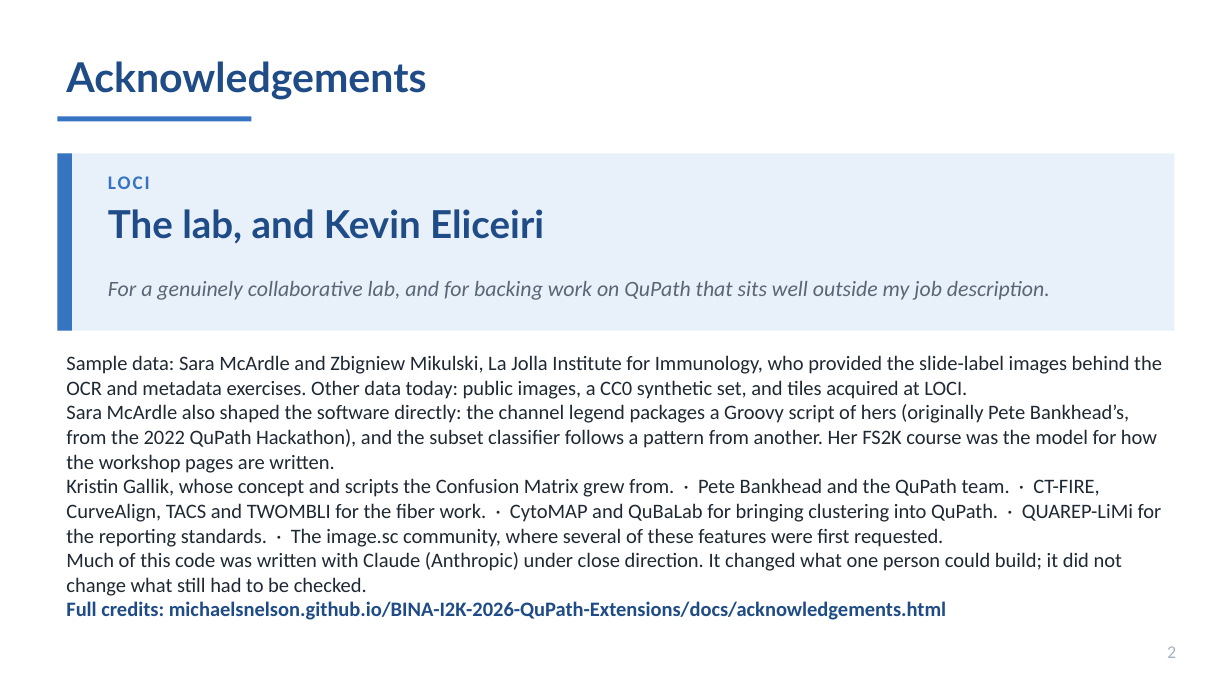
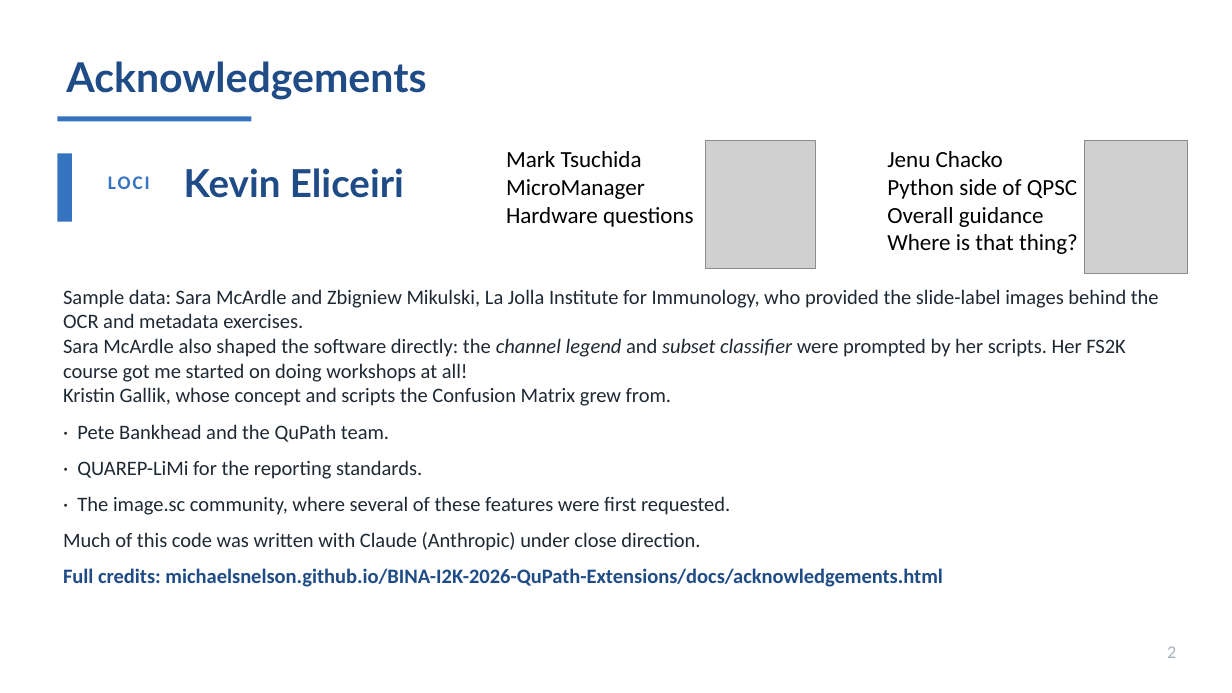
Before and after one commit to MichaelSNelson/BINA-I2K-2026-QuPath-Extensions, a slide deck: slide 3 of I2K_2026_QuPath_Extensions.pptx (slide 2 before the commit). Drawn at 1232x693 pixels with LibreOffice and Linux fonts; fonts in the diff are those of the drawing; grey boxes stand for pictures. Boxes give left, top, right and bottom in pixels: in the first picture for what was removed or moved away, otherwise in the second. Text is boxed around its words. In the diff, an @@ line names an element or a change of style, - is before the commit and + after.

```diff
--- a/I2K_2026_QuPath_Extensions.pptx
+++ b/I2K_2026_QuPath_Extensions.pptx
@@ picture added at [706,140,816,269] @@
@@ picture added at [1085,140,1188,274] @@
@@ rectangle: place and size @@
-rectangle at [57,153,72,331]
+rectangle at [57,153,72,222]
@@ rectangle removed at [57,153,1175,331] @@
@@ text at [184,168,404,198]: text changed @@
-The lab, and Kevin Eliceiri
+Kevin Eliceiri
@@ text added at [506,151,694,227], 18 pt, text #000000 @@
+Mark Tsuchida
+MicroManager
+Hardware questions
@@ text added at [887,151,1078,254], 18 pt, text #000000 @@
+Jenu Chacko
+Python side of QPSC
+Overall guidance
+Where is that thing?
@@ text at [63,289,1159,587]: text changed @@
-Sample data: Sara McArdle and Zbigniew Mikulski, La Jolla Institute for Immunology, who provided the slide-label images behind the OCR and metadata exercises. Other data today: public images, a CC0 synthetic set, and tiles acquired at LOCI.
-Sara McArdle also shaped the software directly: the channel legend packages a Groovy script of hers (originally Pete Bankhead’s, from the 2022 QuPath Hackathon), and the subset classifier follows a pattern from another. Her FS2K course was the model for how the workshop pages are written.
-Kristin Gallik, whose concept and scripts the Confusion Matrix grew from. · Pete Bankhead and the QuPath team. · CT-FIRE, CurveAlign, TACS and TWOMBLI for the fiber work. · CytoMAP and QuBaLab for bringing clustering into QuPath. · QUAREP-LiMi for the reporting standards. · The image.sc community, where several of these features were first requested.
-Much of this code was written with Claude (Anthropic) under close direction. It changed what one person could build; it did not change what still had to be checked.
-Full credits: michaelsnelson.github.io/BINA-I2K-2026-QuPath-Extensions/docs/acknowledgements.html
+Sample data: Sara McArdle and Zbigniew Mikulski, La Jolla Institute for Immunology, who provided the slide-label images behind the OCR and metadata exercises.
+Sara McArdle also shaped the software directly: the channel legend and subset classifier were prompted by her scripts. Her FS2K course got me started on doing workshops at all!
+Kristin Gallik, whose concept and scripts the Confusion Matrix grew from.
+· Pete Bankhead and the QuPath team.
+· QUAREP-LiMi for the reporting standards.
+· The image.sc community, where several of these features were first requested.
+Much of this code was written with Claude (Anthropic) under close direction.
+Full credits: michaelsnelson.github.io/BINA-I2K-2026-QuPath-Extensions/docs/acknowledgements.html
@@ text removed at [108,281,1050,300] @@
-For a genuinely collaborative lab, and for backing work on QuPath that sits well outside my job description.
```
Also in this commit, not shown: 2 other slides changed, 1 slide added, 4 other files.
